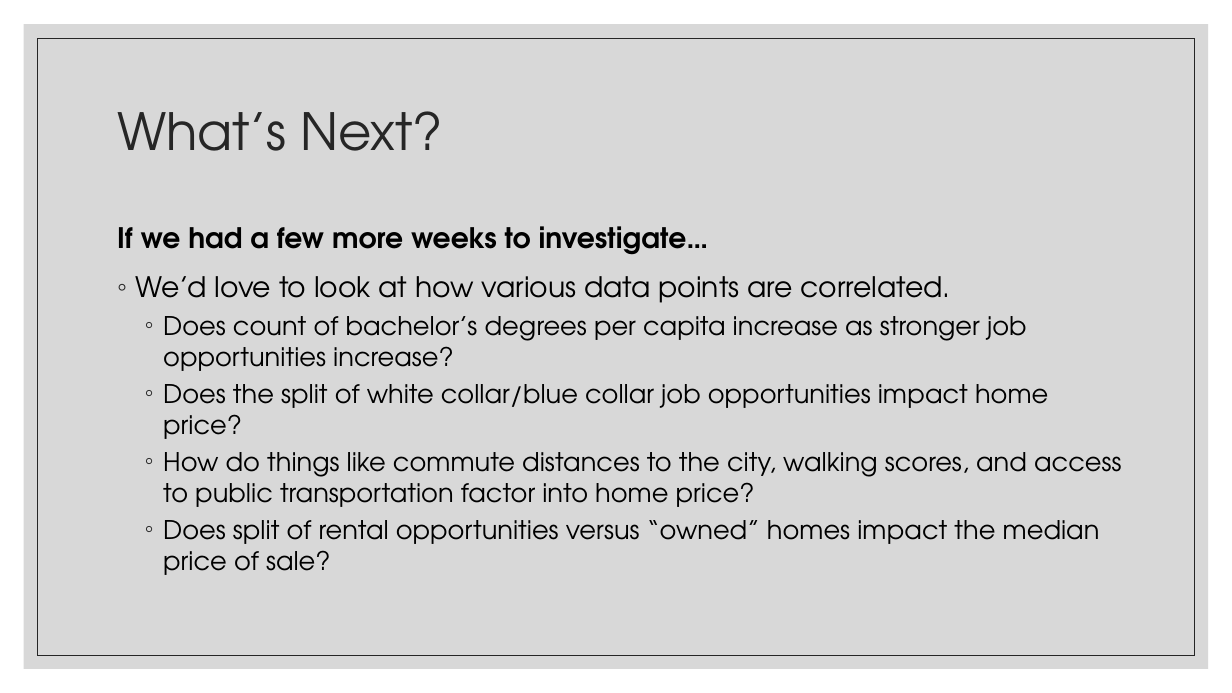
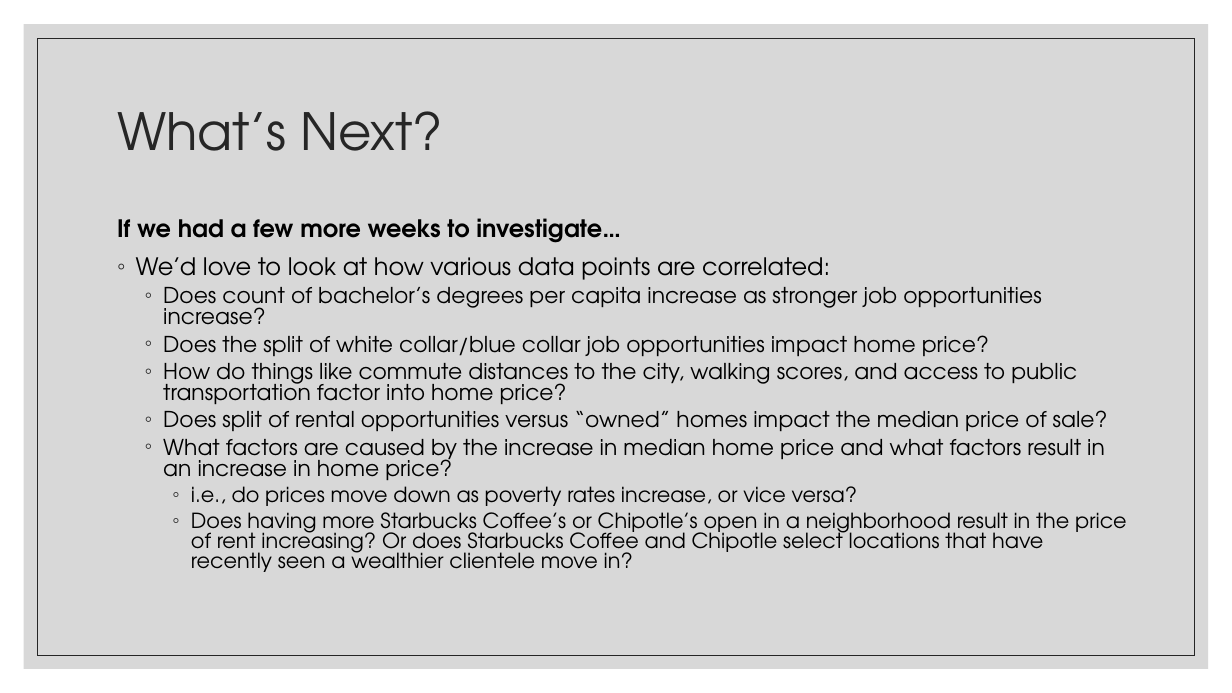
Before and after one commit to yanthedeveloper/Project1, a slide deck: slide 15 of Project 1 Div 101 Updated Slides.pptx. Drawn at 1232x693 pixels with LibreOffice and Linux fonts; fonts in the diff are those of the drawing. Boxes give left, top, right and bottom in pixels: in the first picture for what was removed or moved away, otherwise in the second. Text is boxed around its words. In the diff, an @@ line names an element or a change of style, - is before the commit and + after.

Commit message:
Final upload with slide updates

```diff
--- a/Project 1 Div 101 Updated Slides.pptx
+++ b/Project 1 Div 101 Updated Slides.pptx
@@ text at (117,218,1108,431): size 22 to 18.7 pt in "If we had a few more weeks ..."; size 20 to 17 pt in "Does count of bachelor’s degrees per capita ...", "Does the split of white collar/blue collar ...", "How do things like commute distances to ...", "Does split of rental opportunities versus “owned” ..."; line spacing 1.1 to 0.9; line spacing 1 to 0.8 @@
@@ text at (136,257,830,280): text changed; size 22 to 18.7 pt @@
-◦ We’d love to look at how various data points are correlated.
+◦ We’d love to look at how various data points are correlated:
@@ text at (163,439,1127,572): paragraphs added @@
+  ◦ What factors are caused by the increase in median home price and what factors result in an increase in home price?
+    ◦ i.e., do prices move down as poverty rates increase, or vice versa?
+    ◦ Does having more Starbucks Coffee’s or Chipotle’s open in a neighborhood result in the price of rent increasing? Or does Starbucks Coffee and Chipotle select locations that have recently seen a wealthier clientele move in?
```
Also in this commit, not shown: 2 other slides changed, 1 slide added, 1 other file.
